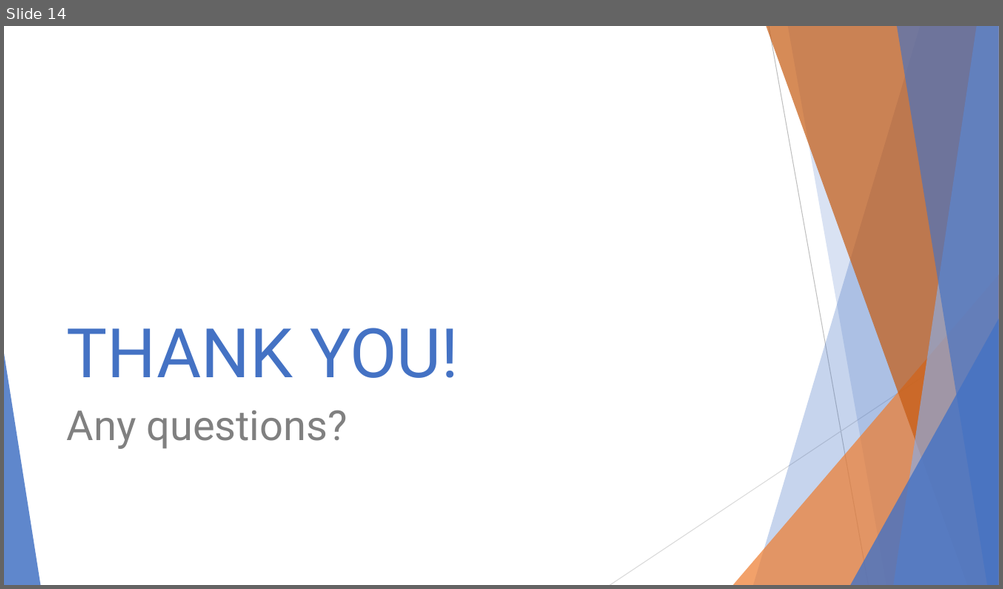
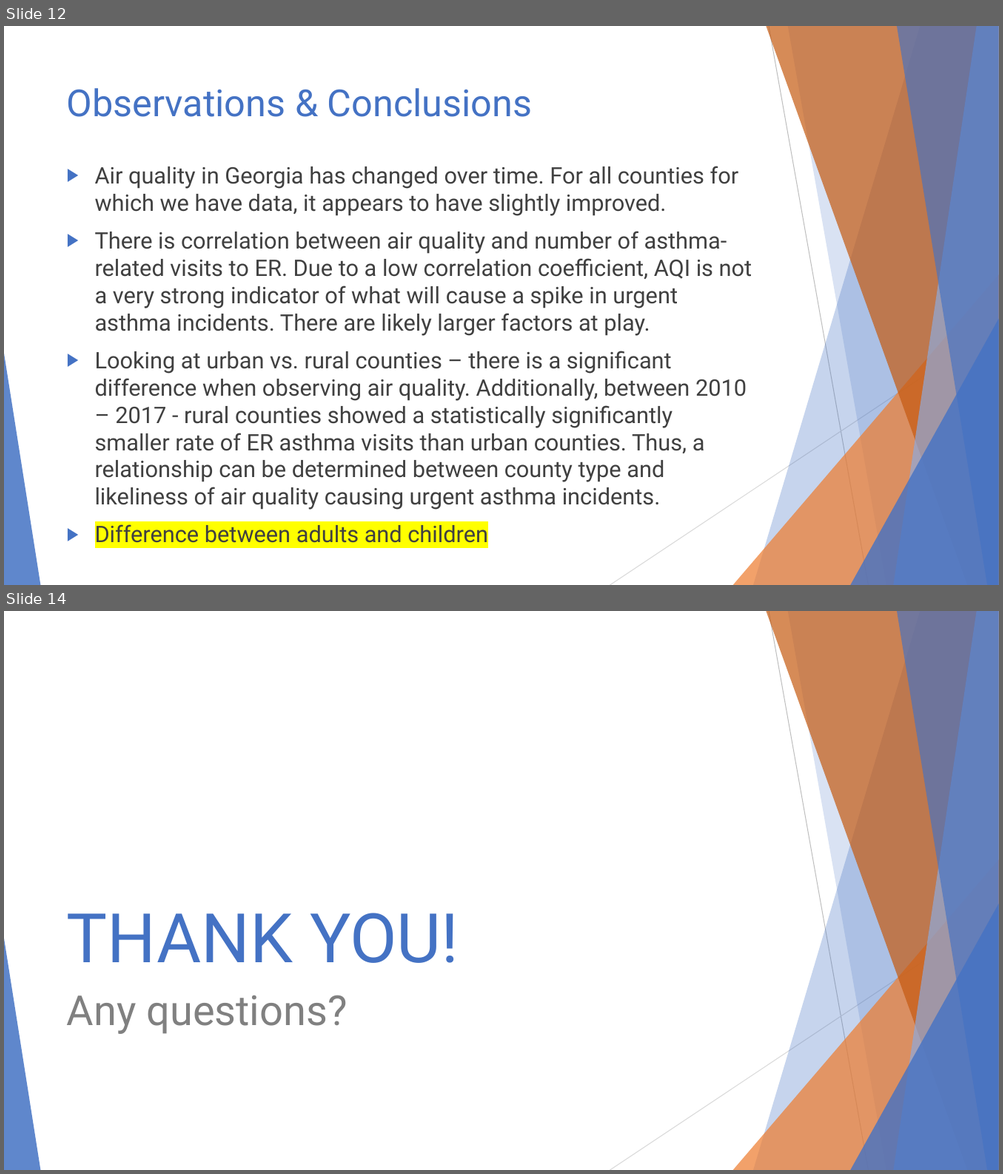
Before and after one commit to ghteds/healthproject, a slide deck: AdditionalResources/Air Quality and Asthma.pptx. Shown one above the other, each under a label of ours: slide 14 before the commit, slides 12 and 14 after it; the slides between them are not shown. The pictures are 1003x589 and 1003x1174 pixels, drawn with LibreOffice and Linux fonts; fonts in the diff are those of the drawing. Boxes give left, top, right and bottom in pixels: in the first picture for what was removed or moved away, otherwise in the second. Text is boxed around its words. In the diff, an @@ line names an element or a change of style, - is before the commit and + after.

```diff
--- a/AdditionalResources/Air Quality and Asthma.pptx
+++ b/AdditionalResources/Air Quality and Asthma.pptx
@@ slide 12 added at box(4, 26, 999, 585), background #FFFFFF; not listed: 10 template elements that a slide beside it also shows @@
@@ title added at box(67, 88, 532, 117), 36 pt, text #4472C4 @@
+Observations & Conclusions
@@ text added at box(95, 166, 752, 549), 22 pt, text #404040 @@
+▶ Air quality in Georgia has changed over time. For all counties for which we have data, it appears to have slightly improved.
+▶ There is correlation between air quality and number of asthma-related visits to ER. Due to a low correlation coefficient, AQI is not a very strong indicator of what will cause a spike in urgent asthma incidents. There are likely larger factors at play.
+▶ Looking at urban vs. rural counties – there is a significant difference when observing air quality. Additionally, between 2010 – 2017 - rural counties showed a statistically significantly smaller rate of ER asthma visits than urban counties. Thus, a relationship can be determined between county type and likeliness of air quality causing urgent asthma incidents.
+▶ Difference between adults and children
```
Also in this commit, not shown: 9 slides changed, 3 other slides added, 4 slides removed.
